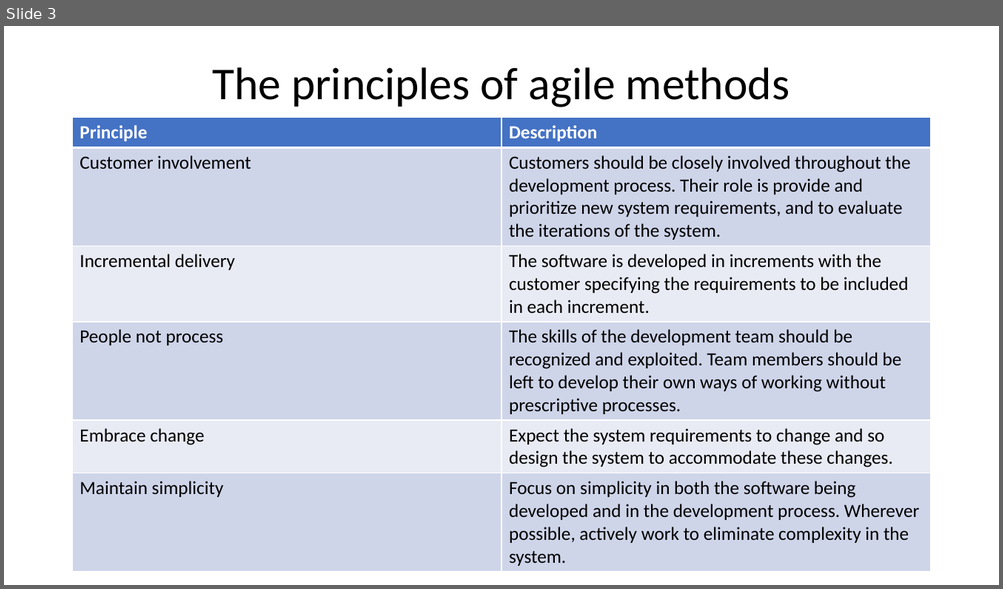
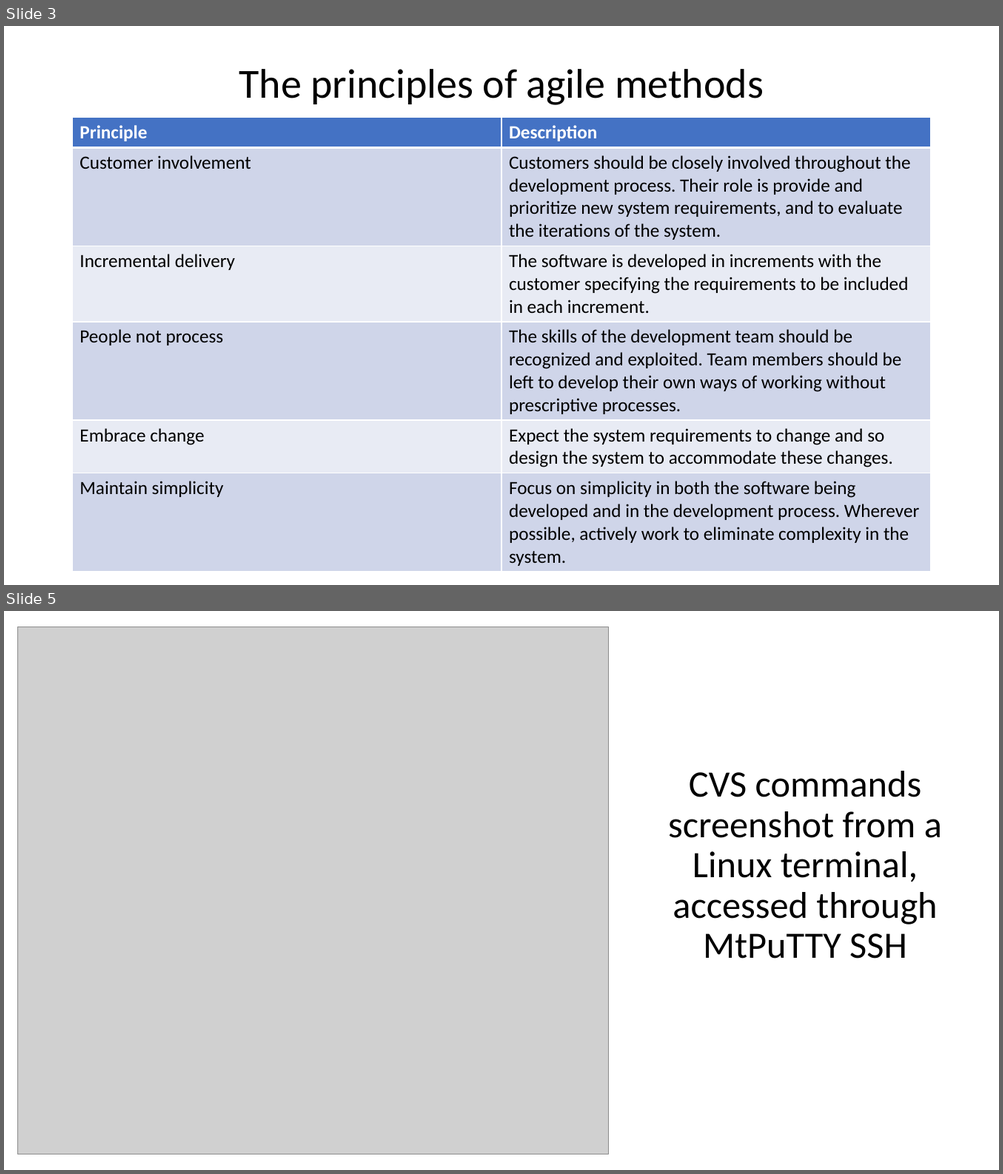
Before and after one commit to crioflorido/AgileSoftwareDevelopment, a slide deck: Agile Development.pptx. Shown one above the other, each under a label of ours: slide 3 before the commit, slides 3 and 5 after it; the slides between them are not shown. The pictures are 1003x589 and 1003x1174 pixels, drawn with LibreOffice and Linux fonts; fonts in the diff are those of the drawing; grey boxes stand for pictures. Boxes give left, top, right and bottom in pixels: in the first picture for what was removed or moved away, otherwise in the second. Text is boxed around its words. In the diff, an @@ line names an element or a change of style, - is before the commit and + after.

```diff
--- a/Agile Development.pptx
+++ b/Agile Development.pptx
@@ slide 5 added at (4, 611, 999, 1170), background #FFFFFF @@
@@ picture added at (17, 627, 609, 1155) @@
@@ title added at (668, 771, 942, 959), 36 pt, text #000000 @@
+CVS commands screenshot from a Linux terminal, accessed through MtPuTTY SSH
@@ slide 3 changed as well @@
@@ title "The principles of agile methods" at (239, 69, 763, 105): size 44 to 40 pt @@
```
Also in this commit, not shown: 1 other slide changed, 6 other slides added, 1 slide removed, 4 other files.
